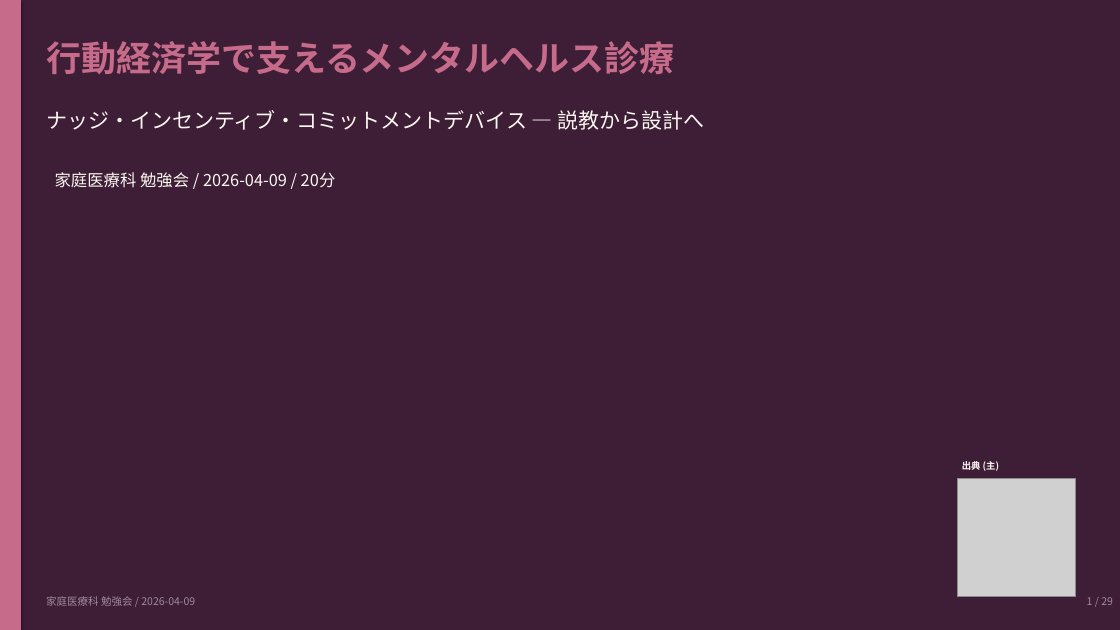
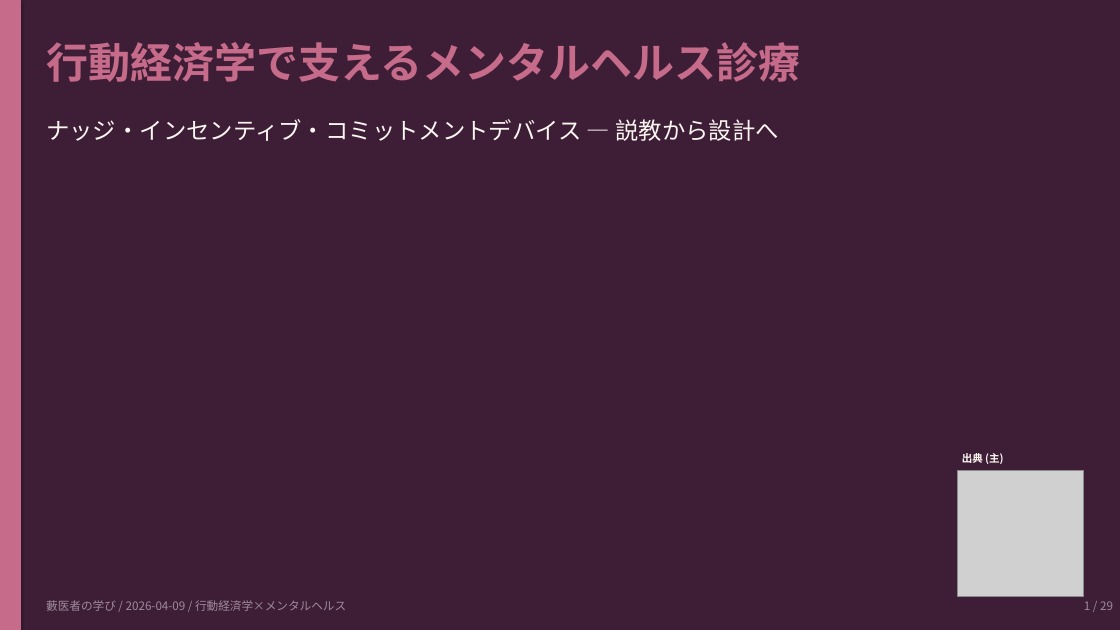
Before and after one commit to Tama831/ai-agent-team-materials, a slide deck: slide 1 of output/education/2026-04-09_behavioral-economics-mental-health-residents/behavioral-economics-mental-health-residents_slides_residents.pptx. Drawn at 1120x630 pixels with LibreOffice and Linux fonts; fonts in the diff are those of the drawing; grey boxes stand for pictures. Boxes give left, top, right and bottom in pixels: in the first picture for what was removed or moved away, otherwise in the second. Text is boxed around its words. In the diff, an @@ line names an element or a change of style, - is before the commit and + after.

```diff
--- a/output/education/2026-04-09_behavioral-economics-mental-health-residents/behavioral-economics-mental-health-residents_slides_residents.pptx
+++ b/output/education/2026-04-09_behavioral-economics-mental-health-residents/behavioral-economics-mental-health-residents_slides_residents.pptx
@@ text "行動経済学で支えるメンタルヘルス診療" at <box>46,42,801,82</box>: size 30 to 36 pt @@
@@ text "ナッジ・インセンティブ・コミットメントデバイス — 説教から設計へ": place and size @@
-text "ナッジ・インセンティブ・コミットメントデバイス — 説教から設計へ" at <box>46,110,705,130</box>
+text "ナッジ・インセンティブ・コミットメントデバイス — 説教から設計へ" at <box>46,119,779,141</box>
@@ text "ナッジ・インセンティブ・コミットメントデバイス — 説教から設計へ" at <box>46,119,779,141</box>: size 18 to 20 pt @@
@@ picture: place and size @@
-picture at <box>958,479,1075,597</box>
+picture at <box>958,471,1084,597</box>
@@ text "出典 (主)": place and size @@
-text "出典 (主)" at <box>962,461,999,471</box>
+text "出典 (主)" at <box>962,451,1003,465</box>
@@ text "出典 (主)" at <box>962,451,1003,465</box>: size 8 to 9 pt @@
@@ text removed at <box>46,596,195,606</box> @@
-家庭医療科 勉強会 / 2026-04-09
@@ text "1 / 29" at <box>1084,601,1113,610</box>: size 9 to 10 pt @@
@@ text at <box>46,600,346,611</box>: text changed; size 14 to 10 pt; text colour #FCF6F0 to #A08A9C @@
-家庭医療科 勉強会 / 2026-04-09 / 20分
+藪医者の学び / 2026-04-09 / 行動経済学×メンタルヘルス
```
Also in this commit, not shown: 28 other slides changed, 7 other files.
